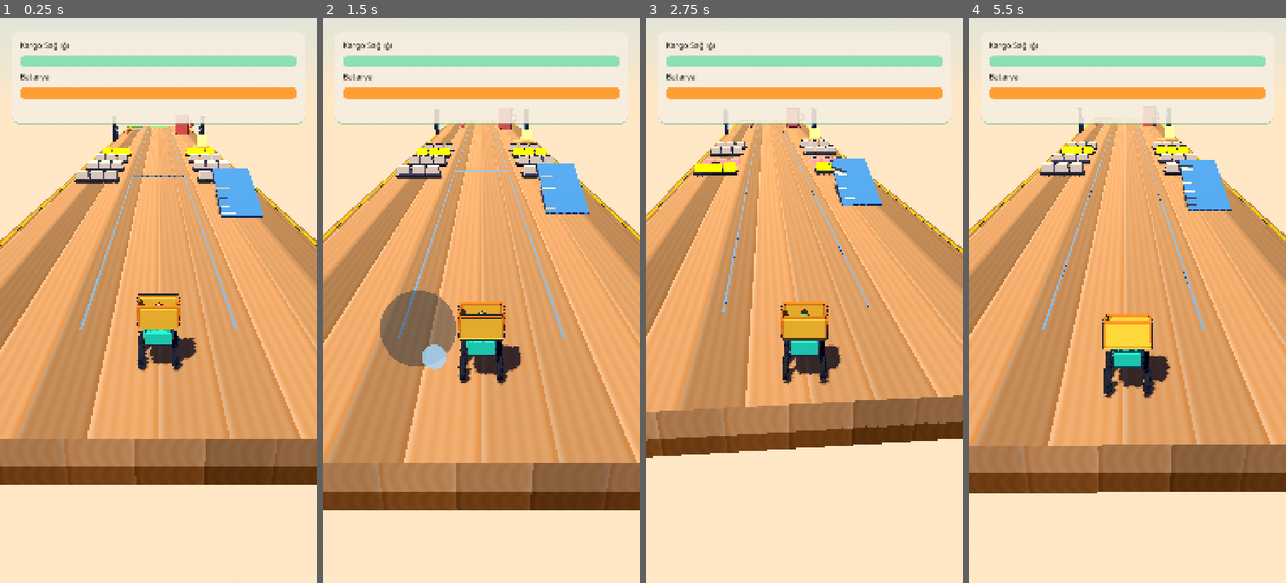
Above: before the commit, frames 1-4 (left to right).
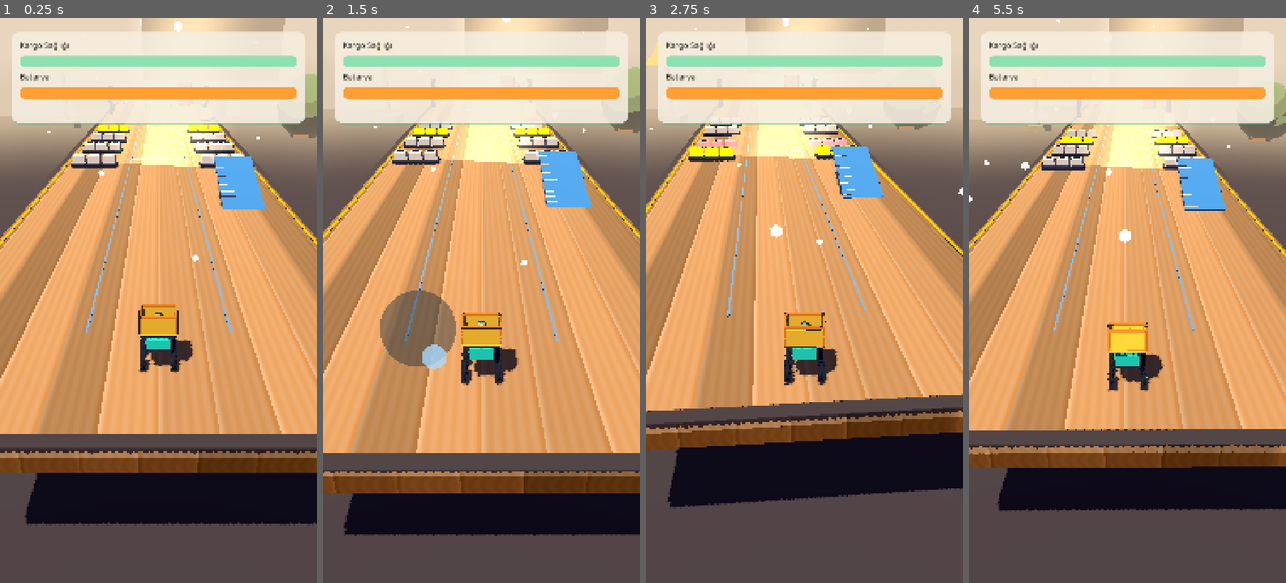
Above: after the commit, the same moments.

Repository: alperAygor/godot-games
Game: Godot game, scene res://scenes/Game.tscn
Two runs of this game, one before a commit and one after it. Both use one fixed random seed, a clock stepped at 60 frames per second and the inputs below. This scene is started directly instead of the project's main scene.
Inputs (mouse positions are in pixels of both pictures, inside the frame that each line leads up to):
- Up to frame 1 (0.25 s): no input
- Up to frame 2 (1.5 s): move the mouse to (551, 272) at 0.52 s; hold D 0.53-1.25 s; click (551, 272) at 0.67 s; drag from (418, 328) to (465, 413) at 1.27 s
- Up to frame 3 (2.75 s): move the mouse to (836, 176) at 2.02 s; hold D from 2.03 s (still down)
- Up to frame 4 (5.5 s): release D at 2.75 s; drag from (1111, 413) to (1032, 215) at 2.77 s; move the mouse to (1222, 385) at 3.52 s; hold A 3.53-4.25 s; drag from (1032, 215) to (1079, 159) at 4.27 s; move the mouse to (1143, 300) at 5.02 s; hold S from 5.03 s (still down); click (1143, 300) at 5.17 s

The runs differ from the first frame. In frame 1, 48% of the frame differs, in the area x 0-100%, y 0-100%; in frame 2, 45%; in frame 3, 51%; in frame 4, 51%.

Commit message:
feat(MikroKurye): Faz 7.4 kamera (yükseltildi) ve ortam: pencere ışığı hüzmesi, uzak oda nesneleri, toz
İşçi: dsh:v4pro (0 düzeltme turu). Probe ölçümleri aynı. Bilinen: masa altındaki koyu boşluk fazla siyah (F7.10c); robot hâlâ arkadan sepetin gerisinde (model v2).

Co-Authored-By: Claude Sonnet 5.5 <noreply@anthropic.com>

Diff:
--- /dev/null
+++ b/MikroKurye/assets/shaders/light_beam.gdshader
@@ -0,0 +1,18 @@
+shader_type spatial;
+// Sahte pencere ışığı hüzmesi: unshaded + additif, derinlik yazmaz.
+// Hacimsel ışık/gerçek gölge maliyeti olmadan sıcak pencere hissi verir;
+// yukarıdan aşağıya ve yanlara doğru sönümlenen yarı saydam plakadır.
+render_mode unshaded, blend_add, cull_disabled, depth_draw_never, fog_disabled;
+
+uniform vec4 beam_color : source_color = vec4(1.0, 0.87, 0.64, 1.0);
+uniform float edge_fade : hint_range(0.0, 1.0) = 0.45;
+uniform float top_brightness : hint_range(0.0, 2.0) = 0.8;
+
+void fragment() {
+	// Plakanın ortası parlak, iki yan kenarı yumuşakça sönük.
+	float side = 1.0 - smoothstep(0.0, edge_fade, abs(UV.x - 0.5) * 2.0);
+	// Pencere üstü parlak, zemine yaklaştıkça kaybolur (QuadMesh FACE_Z'de UV.y=1 üst kenardır).
+	float falloff = pow(clamp(UV.y, 0.0, 1.0), 1.6);
+	ALBEDO = beam_color.rgb;
+	ALPHA = beam_color.a * side * falloff * top_brightness;
+}
--- a/MikroKurye/data/balance.json
+++ b/MikroKurye/data/balance.json
@@ -25,12 +25,15 @@
     "steer_speed_factor": 0.65,
     "joystick_radius": 130.0,
     "joystick_deadzone": 0.12,
-    "camera_distance": 6.0,
-    "camera_height": 3.5,
-    "camera_look_height": 0.7,
+    "camera_distance": 7.2,
+    "camera_height": 4.6,
+    "camera_look_height": 0.9,
     "camera_follow_speed": 8.0,
     "camera_look_speed": 10.0,
-    "camera_fov": 65.0,
+    "camera_fov": 60.0,
+    "camera_fov_gain": 6.0,
+    "camera_shake_amplitude": 0.05,
+    "camera_shake_frequency": 8.0,
     "cargo_mass": 4.5,
     "cargo_spring": 24.0,
     "cargo_damping": 5.0,
--- a/MikroKurye/scenes/levels/desk_01.tscn
+++ b/MikroKurye/scenes/levels/desk_01.tscn
@@ -18,12 +18,14 @@
 [ext_resource type="Material" path="res://assets/materials/fan_blade.tres" id="fan_blade"]
 [ext_resource type="Material" path="res://assets/materials/golden.tres" id="golden"]
 [ext_resource type="Script" path="res://scripts/gameplay/style_a.gd" id="style_a"]
+[ext_resource type="Shader" path="res://assets/shaders/toon.gdshader" id="toon_shader"]
+[ext_resource type="Shader" path="res://assets/shaders/light_beam.gdshader" id="beam_shader"]
 
 [sub_resource type="ProceduralSkyMaterial" id="SkyMaterial"]
-sky_top_color = Color(0.749, 0.8902, 0.949, 1)
-sky_horizon_color = Color(1, 0.9098, 0.7804, 1)
-ground_bottom_color = Color(1, 0.9098, 0.7804, 1)
-ground_horizon_color = Color(1, 0.9098, 0.7804, 1)
+sky_top_color = Color(0.9569, 0.8941, 0.8078, 1)
+sky_horizon_color = Color(1, 0.9255, 0.8353, 1)
+ground_bottom_color = Color(0.9294, 0.851, 0.7529, 1)
+ground_horizon_color = Color(1, 0.9255, 0.8353, 1)
 
 [sub_resource type="Sky" id="Sky"]
 sky_material = SubResource("SkyMaterial")
@@ -32,12 +34,20 @@
 background_mode = 2
 sky = SubResource("Sky")
 ambient_light_source = 2
-ambient_light_color = Color(0.83, 0.9, 0.95, 1)
-ambient_light_energy = 0.3
+ambient_light_color = Color(0.86, 0.86, 0.8, 1)
+ambient_light_energy = 0.35
 tonemap_mode = 0
 glow_enabled = true
 glow_intensity = 0.05
 glow_hdr_threshold = 1.1
+fog_enabled = true
+fog_mode = 1
+fog_depth_begin = 45.0
+fog_depth_end = 130.0
+fog_depth_curve = 1.2
+fog_light_color = Color(1, 0.9, 0.76, 1)
+fog_light_energy = 0.55
+fog_sky_affect = 0.4
 
 [sub_resource type="BoxShape3D" id="DeskShape"]
 size = Vector3(10, 0.5, 77)
@@ -103,6 +113,106 @@
 [sub_resource type="BoxMesh" id="GoldMesh"]
 material = ExtResource("golden")
 size = Vector3(0.9, 0.9, 0.9)
+
+[sub_resource type="ShaderMaterial" id="SilhouetteDark"]
+shader = ExtResource("toon_shader")
+shader_parameter/base_color = Color(0.3, 0.27, 0.28, 1)
+
+[sub_resource type="ShaderMaterial" id="SilhouetteWarm"]
+shader = ExtResource("toon_shader")
+shader_parameter/base_color = Color(0.5, 0.43, 0.36, 1)
+
+[sub_resource type="ShaderMaterial" id="SilhouetteAmber"]
+shader = ExtResource("toon_shader")
+shader_parameter/base_color = Color(0.85, 0.62, 0.3, 1)
+
+[sub_resource type="ShaderMaterial" id="SilhouetteGreen"]
+shader = ExtResource("toon_shader")
+shader_parameter/base_color = Color(0.36, 0.5, 0.32, 1)
+
+[sub_resource type="ShaderMaterial" id="SilhouetteTerra"]
+shader = ExtResource("toon_shader")
+shader_parameter/base_color = Color(0.6, 0.38, 0.27, 1)
+
+[sub_resource type="StandardMaterial3D" id="DustMat"]
+shading_mode = 0
+transparency = 1
+blend_mode = 1
+cull_mode = 2
+albedo_color = Color(1, 0.9, 0.7, 0.5)
+
+[sub_resource type="ShaderMaterial" id="BeamMat"]
+shader = ExtResource("beam_shader")
+shader_parameter/beam_color = Color(1, 0.88, 0.66, 0.9)
+shader_parameter/edge_fade = 0.38
+shader_parameter/top_brightness = 1.0
+
+[sub_resource type="BoxMesh" id="VoidMesh"]
+material = SubResource("SilhouetteDark")
+size = Vector3(90, 0.2, 130)
+
+[sub_resource type="BoxMesh" id="EdgeShadowMesh"]
+material = SubResource("SilhouetteDark")
+size = Vector3(10.6, 0.02, 77.6)
+
+[sub_resource type="BoxMesh" id="MonitorScreenMesh"]
+material = SubResource("SilhouetteDark")
+size = Vector3(26, 16, 0.6)
+
+[sub_resource type="BoxMesh" id="MonitorStandMesh"]
+material = SubResource("SilhouetteDark")
+size = Vector3(7, 5, 7)
+
+[sub_resource type="CylinderMesh" id="LampBaseMesh"]
+material = SubResource("SilhouetteWarm")
+top_radius = 2.6
+bottom_radius = 2.6
+height = 1.2
+radial_segments = 10
+
+[sub_resource type="BoxMesh" id="LampStemMesh"]
+material = SubResource("SilhouetteWarm")
+size = Vector3(0.6, 9, 0.6)
+
+[sub_resource type="CylinderMesh" id="LampShadeMesh"]
+material = SubResource("SilhouetteAmber")
+top_radius = 0.8
+bottom_radius = 3.4
+height = 3.4
+radial_segments = 12
+
+[sub_resource type="CylinderMesh" id="PlantPotMesh"]
+material = SubResource("SilhouetteTerra")
+top_radius = 2.4
+bottom_radius = 1.8
+height = 3.2
+radial_segments = 12
+
+[sub_resource type="SphereMesh" id="PlantFoliageMesh"]
+material = SubResource("SilhouetteGreen")
+radius = 4.4
+height = 8.8
+radial_segments = 8
+rings = 5
+
+[sub_resource type="BoxMesh" id="BookMeshWarm"]
+material = SubResource("SilhouetteWarm")
+size = Vector3(7, 1.3, 4.6)
+
+[sub_resource type="BoxMesh" id="BookMeshTerra"]
+material = SubResource("SilhouetteTerra")
+size = Vector3(6.4, 1.3, 4.2)
+
+[sub_resource type="QuadMesh" id="BeamMesh"]
+material = SubResource("BeamMat")
+size = Vector2(18, 30)
+
+[sub_resource type="SphereMesh" id="DustMesh"]
+material = SubResource("DustMat")
+radius = 0.16
+height = 0.32
+radial_segments = 4
+rings = 2
 
 [node name="Desk01" type="Node3D"]
 script = ExtResource("level")
@@ -404,5 +514,92 @@
 light_energy = 1.6
 omni_range = 3.5
 
+[node name="VoidFloor" type="MeshInstance3D" parent="."]
+position = Vector3(0, -6, -35)
+mesh = SubResource("VoidMesh")
+
+[node name="EdgeShadow" type="MeshInstance3D" parent="."]
+position = Vector3(0, -0.02, -36.5)
+mesh = SubResource("EdgeShadowMesh")
+
+[node name="Monitor" type="Node3D" parent="."]
+position = Vector3(10, -6, -95)
+
+[node name="Screen" type="MeshInstance3D" parent="Monitor"]
+position = Vector3(0, 15, 0)
+mesh = SubResource("MonitorScreenMesh")
+
+[node name="Stand" type="MeshInstance3D" parent="Monitor"]
+position = Vector3(0, 2, -4)
+mesh = SubResource("MonitorStandMesh")
+
+[node name="Lamp" type="Node3D" parent="."]
+position = Vector3(-16, -6, -82)
+
+[node name="Base" type="MeshInstance3D" parent="Lamp"]
+position = Vector3(0, 0.6, 0)
+mesh = SubResource("LampBaseMesh")
+
+[node name="Stem" type="MeshInstance3D" parent="Lamp"]
+position = Vector3(0, 5, 0)
+mesh = SubResource("LampStemMesh")
+
+[node name="Shade" type="MeshInstance3D" parent="Lamp"]
+position = Vector3(0, 10.5, 0)
+mesh = SubResource("LampShadeMesh")
+
+[node name="Plant" type="Node3D" parent="."]
+position = Vector3(22, -6, -70)
+
+[node name="Pot" type="MeshInstance3D" parent="Plant"]
+position = Vector3(0, 1.6, 0)
+mesh = SubResource("PlantPotMesh")
+
+[node name="FoliageA" type="MeshInstance3D" parent="Plant"]
+position = Vector3(0, 4.5, 0)
+mesh = SubResource("PlantFoliageMesh")
+
+[node name="FoliageB" type="MeshInstance3D" parent="Plant"]
+position = Vector3(1.4, 3.4, 0.8)
+scale = Vector3(0.7, 0.7, 0.7)
+mesh = SubResource("PlantFoliageMesh")
+
+[node name="BookStack" type="Node3D" parent="."]
+position = Vector3(-12, -6, -90)
+
+[node name="BookA" type="MeshInstance3D" parent="BookStack"]
+position = Vector3(0, 0.65, 0)
+mesh = SubResource("BookMeshWarm")
+
+[node name="BookB" type="MeshInstance3D" parent="BookStack"]
+position = Vector3(0.3, 1.95, 0.2)
+mesh = SubResource("BookMeshTerra")
+
+[node name="BookC" type="MeshInstance3D" parent="BookStack"]
+position = Vector3(-0.2, 3.2, -0.1)
+mesh = SubResource("BookMeshWarm")
+
+[node name="LightBeam" type="MeshInstance3D" parent="."]
+position = Vector3(1.5, 6, -18)
+rotation_degrees = Vector3(0, -15, -12)
+mesh = SubResource("BeamMesh")
+
+[node name="Dust" type="CPUParticles3D" parent="."]
+position = Vector3(0, 3, -30)
+amount = 30
+lifetime = 6.0
+lifetime_randomness = 0.4
+preprocess = 3.0
+emission_shape = 3
+emission_box_extents = Vector3(9, 5, 26)
+direction = Vector3(0.05, 0.015, -0.03)
+spread = 30.0
+gravity = Vector3(0, -0.02, 0)
+initial_velocity_min = 0.1
+initial_velocity_max = 0.4
+scale_amount_min = 0.5
+scale_amount_max = 1.4
+mesh = SubResource("DustMesh")
+
 [node name="StyleA" type="Node" parent="."]
 script = ExtResource("style_a")
--- a/MikroKurye/scripts/gameplay/camera_rig.gd
+++ b/MikroKurye/scripts/gameplay/camera_rig.gd
@@ -1,12 +1,19 @@
 class_name CameraRig
 extends Node3D
 
-const DEFAULT_CAMERA_DISTANCE: float = 6.0
-const DEFAULT_CAMERA_HEIGHT: float = 3.5
-const DEFAULT_CAMERA_LOOK_HEIGHT: float = 0.7
+## Robotu arkadan izleyen oyun kamerası. Yalnız görsel: fiziğe, çarpışmaya ve
+## prob ölçümlerine dokunmaz. Denge değerleri `data/balance.json` `physics.camera_*`
+## anahtarlarından okunur; kodda sihirli sayı yoktur (varsayılanlar adlandırılmış sabittir).
+
+const DEFAULT_CAMERA_DISTANCE: float = 7.2
+const DEFAULT_CAMERA_HEIGHT: float = 4.6
+const DEFAULT_CAMERA_LOOK_HEIGHT: float = 0.9
 const DEFAULT_CAMERA_FOLLOW_SPEED: float = 8.0
 const DEFAULT_CAMERA_LOOK_SPEED: float = 10.0
-const DEFAULT_CAMERA_FOV: float = 65.0
+const DEFAULT_CAMERA_FOV: float = 60.0
+const DEFAULT_CAMERA_FOV_GAIN: float = 6.0
+const DEFAULT_CAMERA_SHAKE_AMPLITUDE: float = 0.05
+const DEFAULT_CAMERA_SHAKE_FREQUENCY: float = 8.0
 
 @export var target_path: NodePath
 
@@ -17,8 +24,13 @@
 var _look_height: float = DEFAULT_CAMERA_LOOK_HEIGHT
 var _follow_speed: float = DEFAULT_CAMERA_FOLLOW_SPEED
 var _look_speed: float = DEFAULT_CAMERA_LOOK_SPEED
+var _base_fov: float = DEFAULT_CAMERA_FOV
+var _fov_gain: float = DEFAULT_CAMERA_FOV_GAIN
+var _shake_amplitude: float = DEFAULT_CAMERA_SHAKE_AMPLITUDE
+var _shake_frequency: float = DEFAULT_CAMERA_SHAKE_FREQUENCY
 var _look_position: Vector3 = Vector3.ZERO
 var _behind_direction: Vector3 = Vector3.BACK
+var _time: float = 0.0
 
 
 func _ready() -> void:
@@ -29,11 +41,15 @@
 	_look_height = _balance_value("camera_look_height", DEFAULT_CAMERA_LOOK_HEIGHT)
 	_follow_speed = maxf(0.0, _balance_value("camera_follow_speed", DEFAULT_CAMERA_FOLLOW_SPEED))
 	_look_speed = maxf(0.0, _balance_value("camera_look_speed", DEFAULT_CAMERA_LOOK_SPEED))
+	_base_fov = clampf(_balance_value("camera_fov", DEFAULT_CAMERA_FOV), 1.0, 179.0)
+	_fov_gain = maxf(0.0, _balance_value("camera_fov_gain", DEFAULT_CAMERA_FOV_GAIN))
+	_shake_amplitude = maxf(0.0, _balance_value("camera_shake_amplitude", DEFAULT_CAMERA_SHAKE_AMPLITUDE))
+	_shake_frequency = maxf(0.1, _balance_value("camera_shake_frequency", DEFAULT_CAMERA_SHAKE_FREQUENCY))
 	if _target == null or _camera == null:
 		push_warning("CameraRig: target_path and a Camera3D child are required.")
 		return
 	_camera.position = Vector3.ZERO
-	_camera.fov = clampf(_balance_value("camera_fov", DEFAULT_CAMERA_FOV), 1.0, 179.0)
+	_camera.fov = _base_fov
 	_camera.current = true
 	_update_behind_direction()
 	global_position = _target.global_position + _behind_direction * _distance + Vector3.UP * _height
@@ -44,12 +60,17 @@
 func _physics_process(delta: float) -> void:
 	if not is_instance_valid(_target) or not is_instance_valid(_camera):
 		return
+	_time += delta
 	_update_behind_direction()
+	var speed_ratio: float = _speed_ratio()
 	var desired_position: Vector3 = _target.global_position + _behind_direction * _distance + Vector3.UP * _height
 	var desired_look: Vector3 = _target.global_position + Vector3.UP * _look_height
 	# Exponential weights keep smoothing consistent if the fixed timestep changes.
-	global_position = global_position.lerp(desired_position, 1.0 - exp(-_follow_speed * delta))
+	global_position = global_position.lerp(desired_position + _shake_offset(speed_ratio), 1.0 - exp(-_follow_speed * delta))
 	_look_position = _look_position.lerp(desired_look, 1.0 - exp(-_look_speed * delta))
+	# Hız arttıkça hafif FOV genişlemesi: ileri yolu ve tehlikeleri belirginleştirir,
+	# dururken taban FOV'a döner.
+	_camera.fov = clampf(_base_fov + speed_ratio * _fov_gain, 1.0, 179.0)
 	_look_at_target()
 
 
@@ -70,6 +91,31 @@
 	_camera.look_at(_look_position, Vector3.UP)
 
 
+## Robot hızının azami hıza oranı (0..1). `speed()`/`max_speed()` yoksa 0 döner,
+## böylece izole sahnelerde/prob'larda kamera sabit kalır.
+func _speed_ratio() -> float:
+	if _target == null or not _target.has_method("speed"):
+		return 0.0
+	var speed: float = float(_target.call("speed"))
+	var top_speed: float = 1.0
+	if _target.has_method("max_speed"):
+		top_speed = maxf(float(_target.call("max_speed")), 0.001)
+	return clampf(speed / top_speed, 0.0, 1.0)
+
+
+## Hıza bağlı çok hafif sarsıntı. Üç eksende farklı frekans kayması yapay periyodik
+## görünümü kırar; genlik dururken sıfır, azami hızda `_shake_amplitude` kadardır.
+func _shake_offset(ratio: float) -> Vector3:
+	if ratio <= 0.0:
+		return Vector3.ZERO
+	var strength: float = _shake_amplitude * ratio
+	return Vector3(
+		sin(_time * _shake_frequency) * strength,
+		sin(_time * _shake_frequency * 1.7 + 1.3) * strength * 0.5,
+		cos(_time * _shake_frequency * 0.9 + 0.7) * strength
+	)
+
+
 func _balance_value(key: String, fallback: float) -> float:
 	var game_data: Node = get_node_or_null("/root/GameData")
 	if game_data == null:
Not shown, added: MikroKurye/assets/shaders/light_beam.gdshader.uid
Binary file added: MikroKurye/docs/art/f74_after_drive.png
Binary file added: MikroKurye/docs/art/f74_after_keys.png
Binary file added: MikroKurye/docs/art/f74_after_start.png
Binary file added: MikroKurye/docs/art/f74_before_drive.png
Binary file added: MikroKurye/docs/art/f74_before_keys.png
Binary file added: MikroKurye/docs/art/f74_before_start.png
Not shown: 1 places in MikroKurye/scenes/levels/desk_01.tscn that only renumber resources
